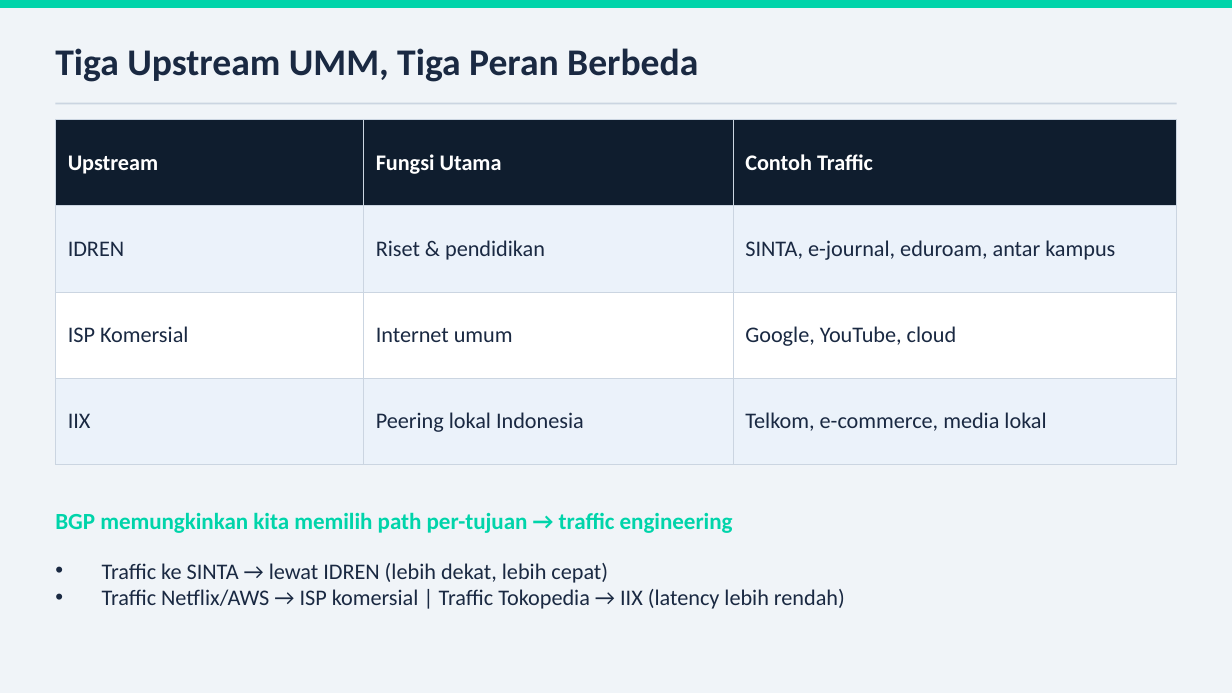
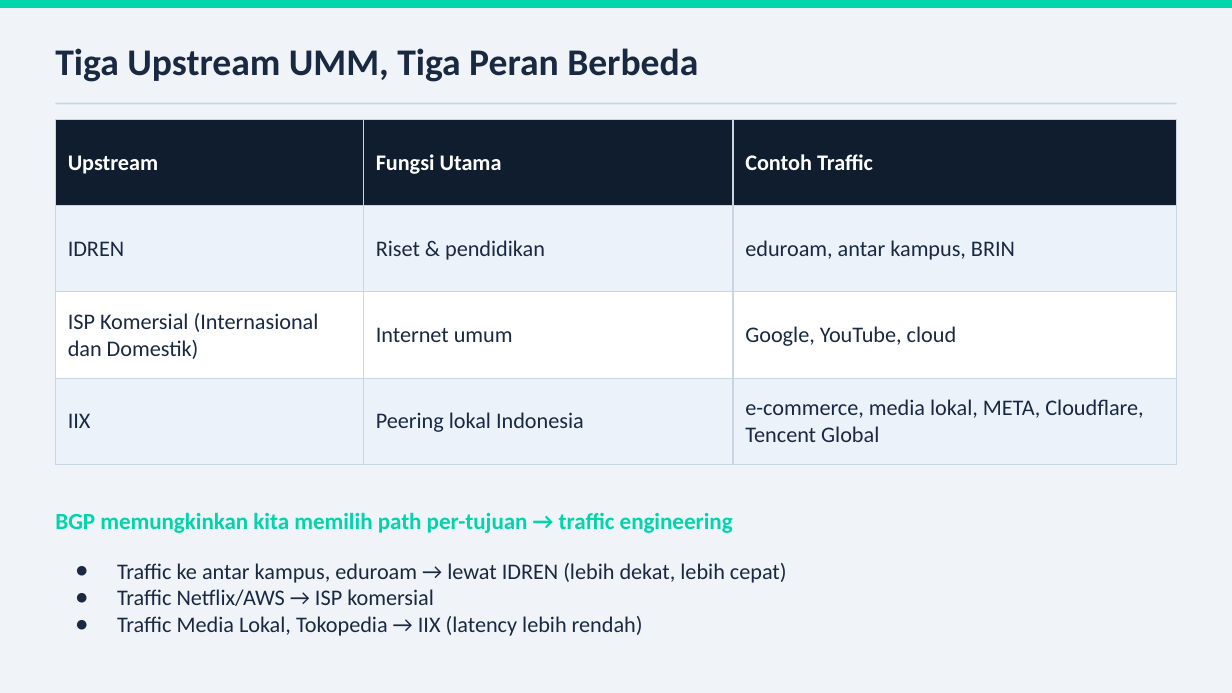
Before and after one commit to indi9o/bgp-workshop-labs, a slide deck: slide 10 of hari1/BGP-Workshop-Hari1.pptx. Drawn at 1232x693 pixels with LibreOffice and Linux fonts; fonts in the diff are those of the drawing. Boxes give left, top, right and bottom in pixels: in the first picture for what was removed or moved away, otherwise in the second. Text is boxed around its words. In the diff, an @@ line names an element or a change of style, - is before the commit and + after.

```diff
--- a/hari1/BGP-Workshop-Hari1.pptx
+++ b/hari1/BGP-Workshop-Hari1.pptx
@@ table at [55,120,1177,524] @@
-row 2, column 3: SINTA, e-journal, eduroam, antar kampus
+row 2, column 3: eduroam, antar kampus, BRIN
-row 3, column 1: ISP Komersial
+row 3, column 1: ISP Komersial (Internasional dan Domestik)
-row 4, column 3: Telkom, e-commerce, media lokal
+row 4, column 3: e-commerce, media lokal, META, Cloudflare, Tencent Global
@@ borders changed @@
@@ text at [117,563,787,636]: text changed @@
-• Traffic ke SINTA → lewat IDREN (lebih dekat, lebih cepat)
-• Traffic Netflix/AWS → ISP komersial | Traffic Tokopedia → IIX (latency lebih rendah)
+● Traffic ke antar kampus, eduroam → lewat IDREN (lebih dekat, lebih cepat)
+● Traffic Netflix/AWS → ISP komersial
+● Traffic Media Lokal, Tokopedia → IIX (latency lebih rendah)
```
Also in this commit, not shown: 24 other slides changed, 1 other file.
